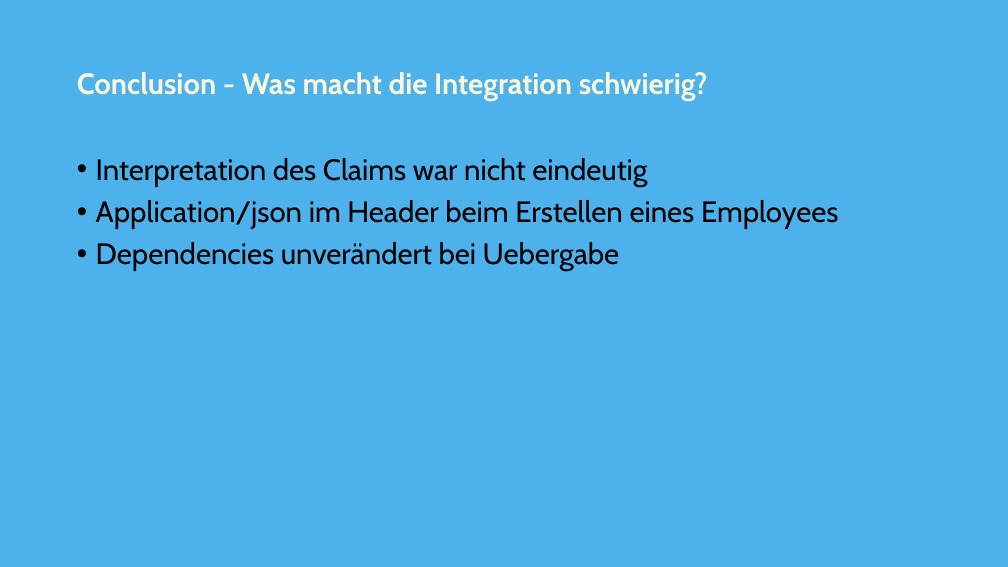
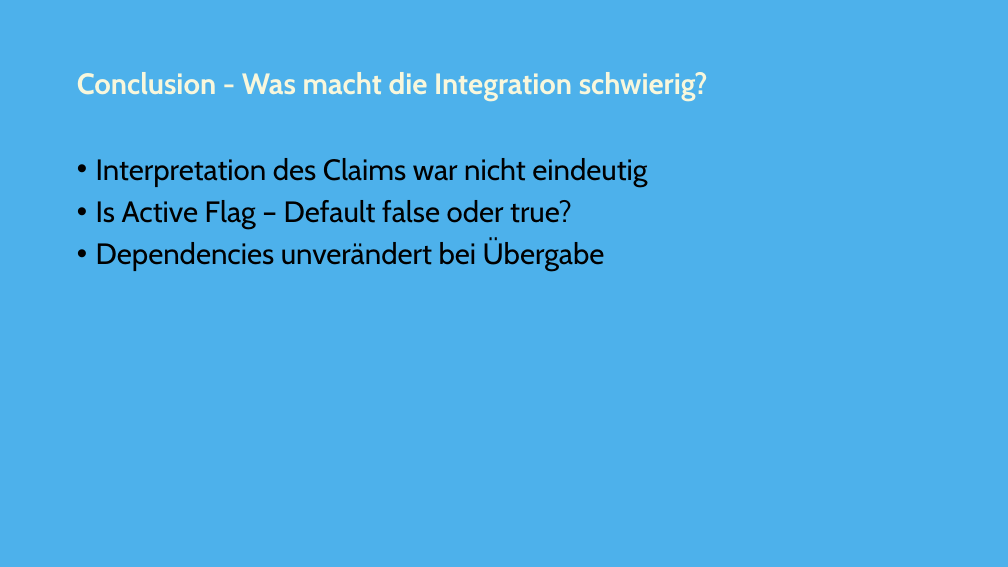
Before and after one commit to swaechter/fhnw-wodss, a slide deck: slide 5 of doc/Prasentation2.pptx. Drawn at 1008x567 pixels with LibreOffice and Linux fonts; fonts in the diff are those of the drawing. Boxes give left, top, right and bottom in pixels: in the first picture for what was removed or moved away, otherwise in the second. Text is boxed around its words. In the diff, an @@ line names an element or a change of style, - is before the commit and + after.

```diff
--- a/doc/Prasentation2.pptx
+++ b/doc/Prasentation2.pptx
@@ text at (x1=96, y1=200, x2=605, y2=271): text changed @@
-• Application/json im Header beim Erstellen eines Employees
-• Dependencies unverändert bei Uebergabe
+• Is Active Flag – Default false oder true?
+• Dependencies unverändert bei Übergabe
```
Also in this commit, not shown: 1 other slide changed, 1 slide added.
